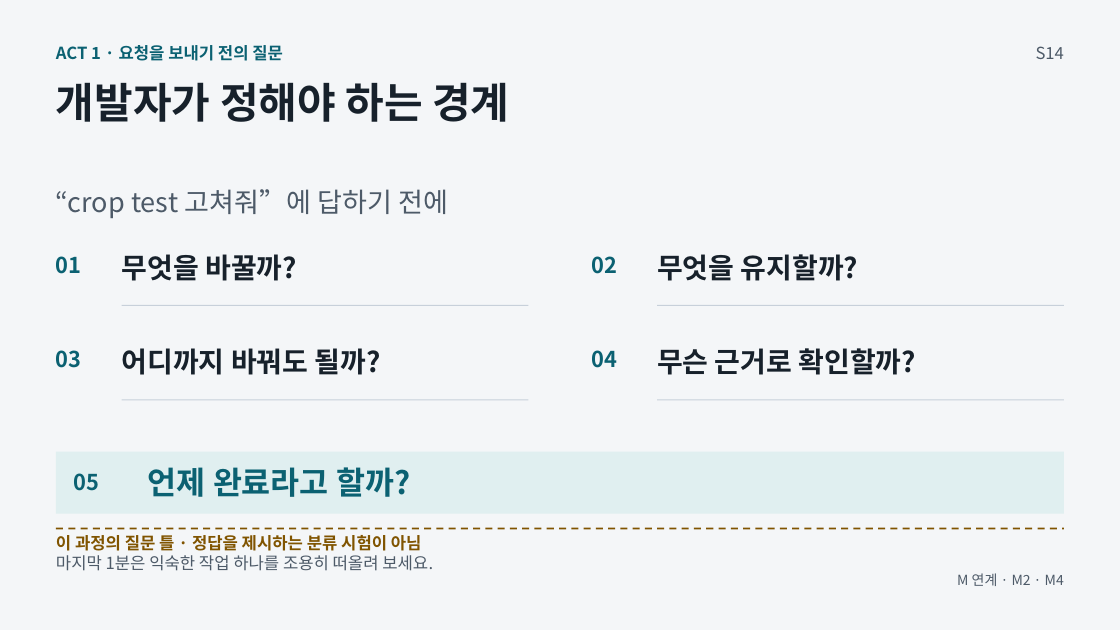
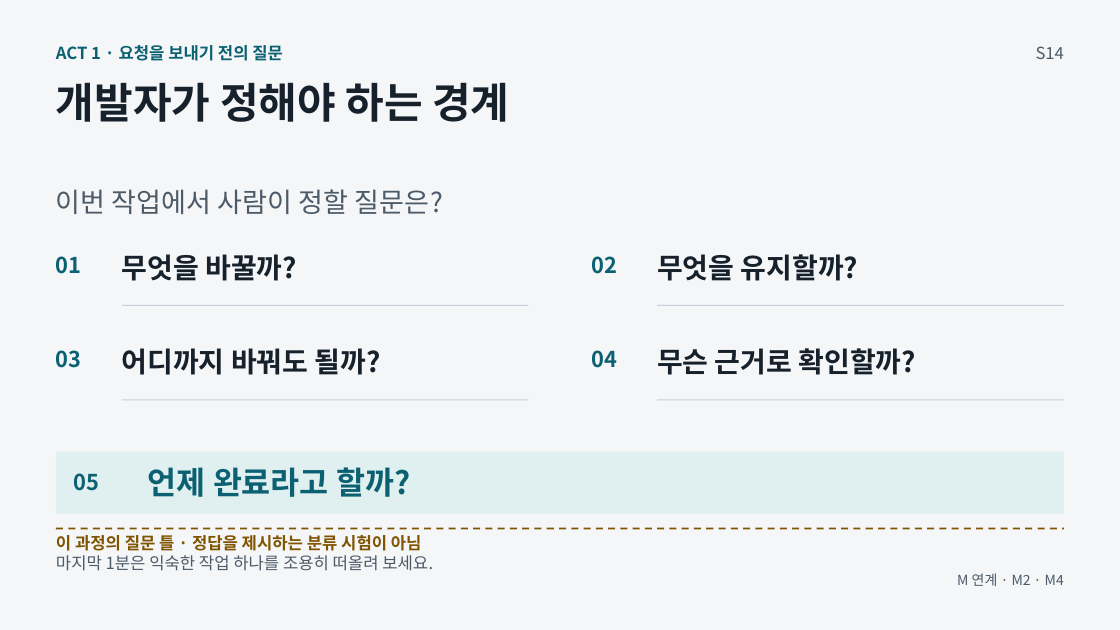
Before and after one commit to GideokKim/ai-dev-training, a slide deck: slide 4 of production/ACT_1.pptx. Drawn at 1120x630 pixels with LibreOffice and Linux fonts; fonts in the diff are those of the drawing. Boxes give left, top, right and bottom in pixels: in the first picture for what was removed or moved away, otherwise in the second. Text is boxed around its words. In the diff, an @@ line names an element or a change of style, - is before the commit and + after.

```diff
--- a/production/ACT_1.pptx
+++ b/production/ACT_1.pptx
@@ text at (56,189,443,214): text changed @@
-“crop test 고쳐줘”에 답하기 전에
+이번 작업에서 사람이 정할 질문은?
```
Also in this commit, not shown: 12 other slides changed, 46 other files.
